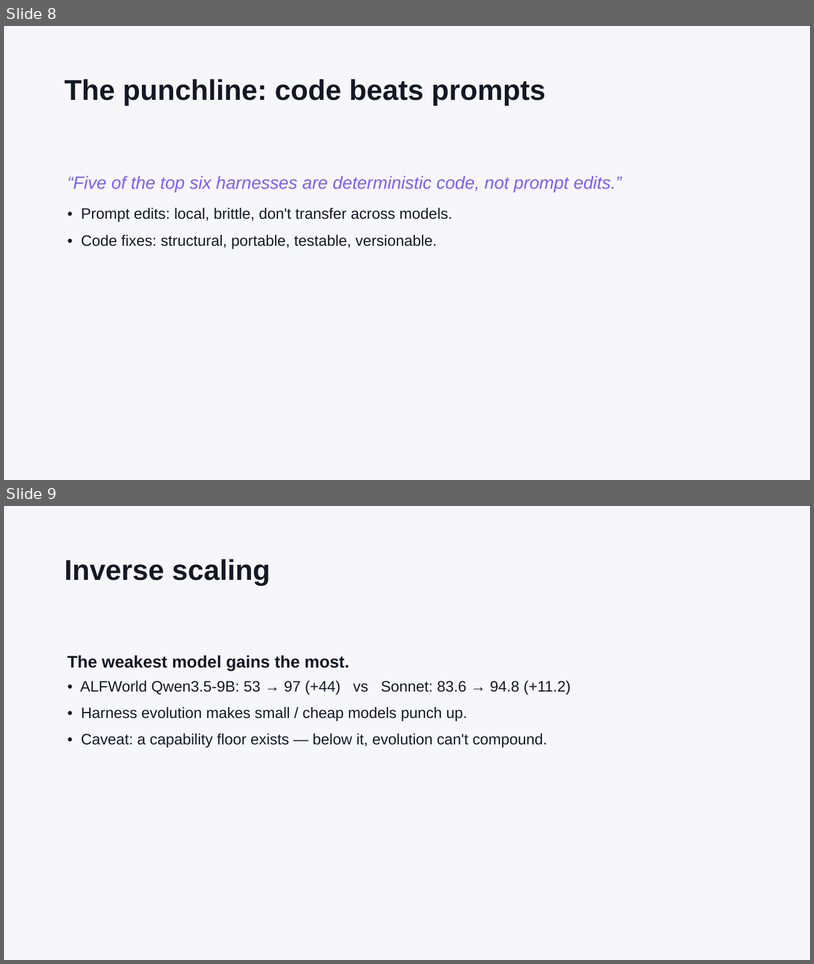
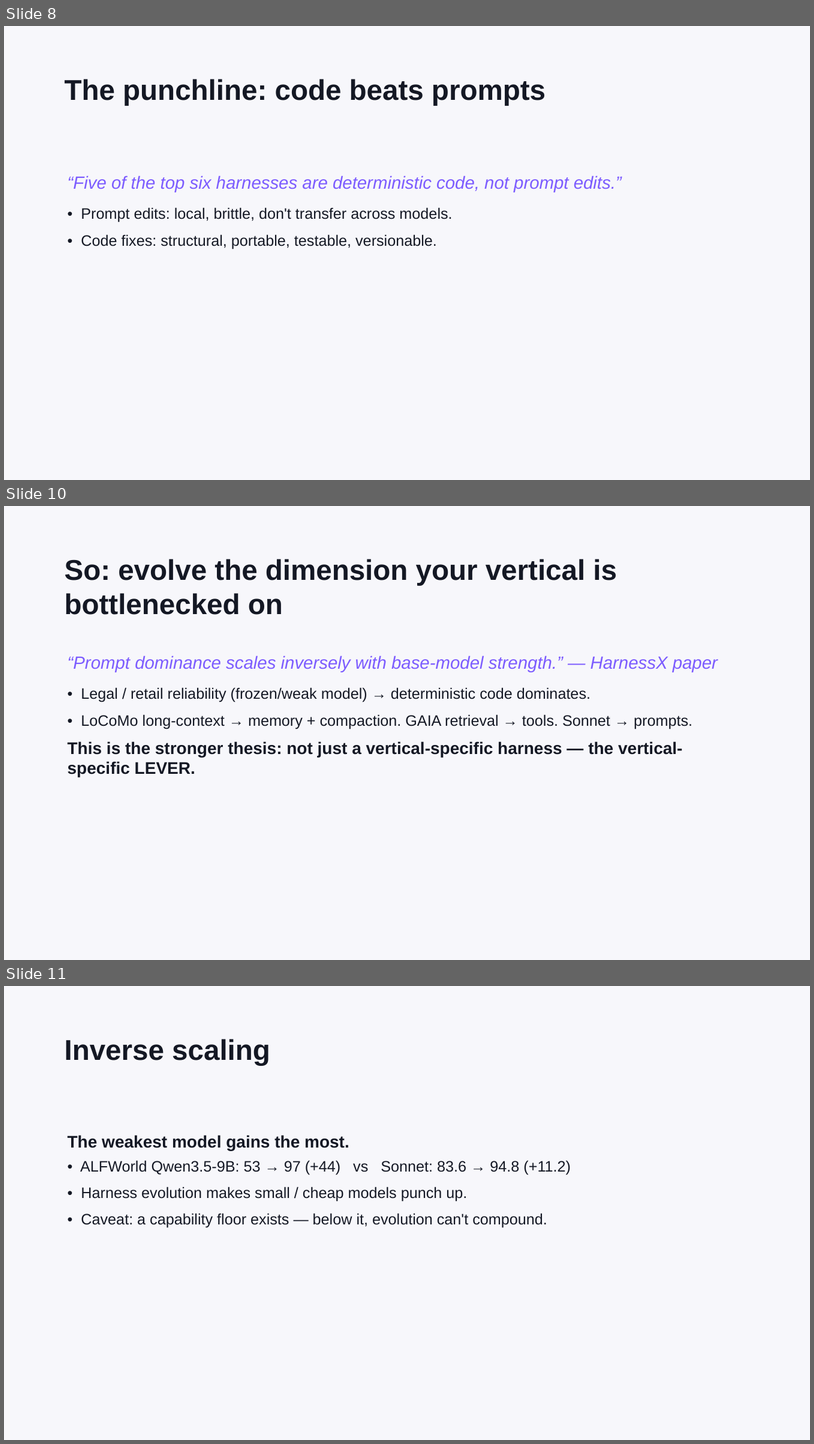
Before and after one commit to epuerta9/HarnessX, a slide deck: workshop/harness-evolution-workshop.pptx. Shown one above the other, each under a label of ours: slides 8 and 9 before the commit, slides 8, 10 and 11 after it; the slides between them are not shown. The pictures are 814x964 and 814x1444 pixels, drawn with LibreOffice and Linux fonts; fonts in the diff are those of the drawing. Boxes give left, top, right and bottom in pixels: in the first picture for what was removed or moved away, otherwise in the second. Text is boxed around its words. In the diff, an @@ line names an element or a change of style, - is before the commit and + after.

```diff
--- a/workshop/harness-evolution-workshop.pptx
+++ b/workshop/harness-evolution-workshop.pptx
@@ slide 10 added at [4,506,810,960], background #F7F7FB @@
@@ text added at [65,559,617,615], 34 pt, text #141824, bold @@
+So: evolve the dimension your vertical is bottlenecked on
@@ text added at [68,655,718,777], 18 pt, text #141824 @@
+“Prompt dominance scales inversely with base-model strength.” — HarnessX paper
+• Legal / retail reliability (frozen/weak model) → deterministic code dominates.
+• LoCoMo long-context → memory + compaction. GAIA retrieval → tools. Sonnet → prompts.
+This is the stronger thesis: not just a vertical-specific harness — the vertical-specific LEVER.
@@ what was slide 9 is now slide 11 @@
```
Also in this commit, not shown: 1 other slide added, 1 other file.
